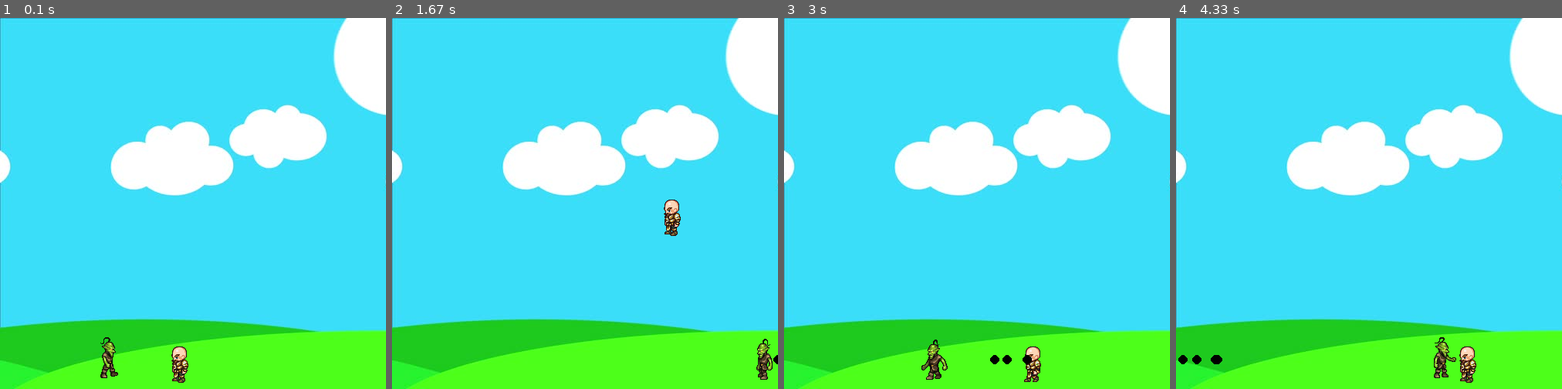
Above: before the commit, frames 1-4 (left to right).
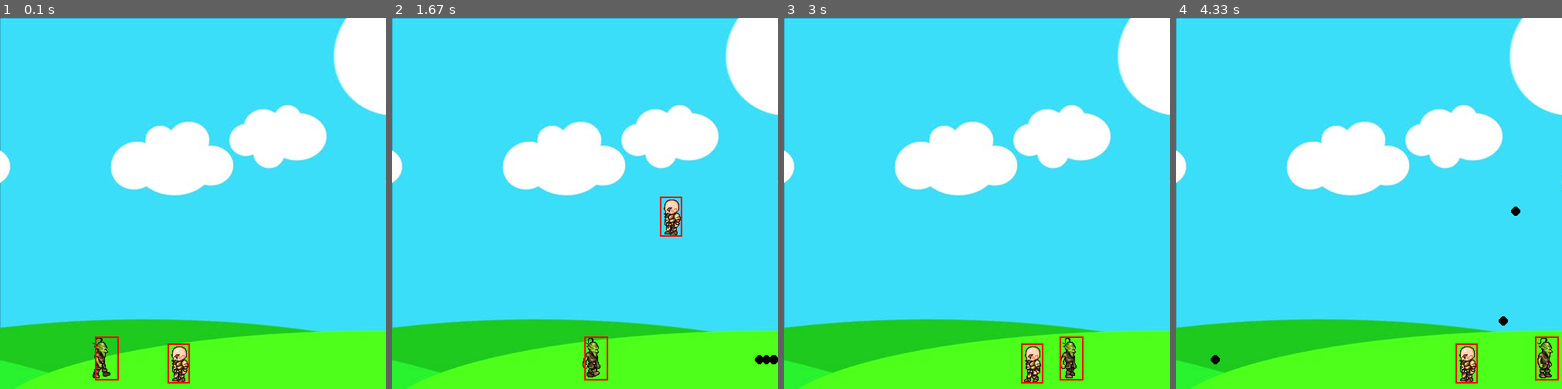
Above: after the commit, the same moments.

Repository: RobertNeuzil/game
Game: pygame game, started from first/game.py
Same seed, same stepped clock (60 frames per second), same inputs: the game is played once before the commit and once after it.
Inputs:
- Up to frame 1 (0.1 s): no input
- Up to frame 2 (1.67 s): hold Space 0.33-0.8 s; hold Right 0.33-0.8 s; hold Right 0.83-1.3 s; tap Space at 0.9, 1.2, 1.4 s; hold Up 1.33-1.63 s
- Up to frame 3 (3 s): hold Right 1.67-2.13 s; tap Space at 1.73, 2.03, 2.23, 2.53, 2.8 s; hold Left 2.17-2.7 s; hold Left from 2.73 s (still down)
- Up to frame 4 (4.33 s): tap Space at 3.1, 3.23, 3.63, 3.93, 4.3 s; release Left at 3.13 s; hold Up 3.17-3.53 s; hold Right 3.57-4.2 s; hold Left from 4.23 s (still down)

The runs differ from the first frame. In frame 1, 0.7% of the frame differs, in the area x 24-50%, y 85-99%; in frame 2, 0.9%; in frame 3, 1.0%; in frame 4, 1.1%, in the area x 0-100%, y 50-99%.

Commit message:
collision with enemy hit box

Diff:
--- a/first/game.py
+++ b/first/game.py
@@ -26,6 +26,7 @@
         self.walkCount = 0
         self.jumpCount = 10
         self.standing = True
+        self.hitbox = (self.x + 17, self.y + 11, 29, 52)
 
     def draw(self, win):
         if self.walkCount + 1 >= 27:
@@ -43,6 +44,8 @@
                 win.blit(walkRight[0], (self.x, self.y))
             else:
                 win.blit(walkLeft[0], (self.x, self.y))
+        self.hitbox = (self.x + 17, self.y + 11, 29, 52)
+        pygame.draw.rect(win, (255,0,0), self.hitbox,2)
 
 
 
@@ -58,14 +61,10 @@
     def draw(self,win):
         pygame.draw.circle(win, self.color, (self.x,self.y), self.radius)
 
+
 class enemy(object):
-    walkRight = [pygame.image.load('R1E.png'), pygame.image.load('R2E.png'), pygame.image.load('R3E.png'),
-    pygame.image.load('R4E.png'), pygame.image.load('R5E.png'), pygame.image.load('R6E.png'), pygame.image.load('R7E.png'),
-    pygame.image.load('R8E.png'), pygame.image.load('R9E.png'), pygame.image.load('R10E.png'), pygame.image.load('R11E.png')]
-
-    walkLeft = [pygame.image.load('L1E.png'), pygame.image.load('L2E.png'), pygame.image.load('L3E.png'), pygame.image.load('L4E.png'),
-    pygame.image.load('L5E.png'), pygame.image.load('L6E.png'), pygame.image.load('L7E.png'), pygame.image.load('L8E.png'),
-    pygame.image.load('L9E.png'), pygame.image.load('L10E.png'), pygame.image.load('L11E.png')]
+    walkRight = [pygame.image.load('R1E.png'), pygame.image.load('R2E.png'), pygame.image.load('R3E.png'), pygame.image.load('R4E.png'), pygame.image.load('R5E.png'), pygame.image.load('R6E.png'), pygame.image.load('R7E.png'), pygame.image.load('R8E.png'), pygame.image.load('R9E.png'), pygame.image.load('R10E.png'), pygame.image.load('R11E.png')]
+    walkLeft = [pygame.image.load('L1E.png'), pygame.image.load('L2E.png'), pygame.image.load('L3E.png'), pygame.image.load('L4E.png'), pygame.image.load('L5E.png'), pygame.image.load('L6E.png'), pygame.image.load('L7E.png'), pygame.image.load('L8E.png'), pygame.image.load('L9E.png'), pygame.image.load('L10E.png'), pygame.image.load('L11E.png')]
 
     def __init__(self, x, y, width, height, end):
         self.x = x
@@ -73,37 +72,43 @@
         self.width = width
         self.height = height
         self.end = end
+        self.path = [self.x, self.end]
         self.walkCount = 0
-        self.path = [self.x, self.end]
-        self.vel = 8
+        self.vel = 3
+        self.hitbox = (self.x + 17, self.y + 2, 31, 57)
 
-    def draw(self, win):
+    def draw(self,win):
         self.move()
         if self.walkCount + 1 >= 33:
             self.walkCount = 0
+
         if self.vel > 0:
-            win.blit(self.walkRight[self.walkCount // 3], (self.x, self.y))
+            win.blit(self.walkRight[self.walkCount //3], (self.x, self.y))
             self.walkCount += 1
         else:
-            win.blit(self.walkLeft[self.walkCount // 3], (self.x, self.y))
+            win.blit(self.walkLeft[self.walkCount //3], (self.x, self.y))
             self.walkCount += 1
-
-
-
+        self.hitbox = (self.x + 17, self.y + 2, 31, 57)
+        pygame.draw.rect(win, (255,0,0), self.hitbox,2)
 
     def move(self):
         if self.vel > 0:
             if self.x + self.vel < self.path[1]:
                 self.x += self.vel
             else:
-                self.vel = self.vel *-1
+                self.vel = self.vel * -1
                 self.walkCount = 0
         else:
             if self.x - self.vel > self.path[0]:
                 self.x += self.vel
             else:
-                self.vel = self.vel *-1
+                self.vel = self.vel * -1
                 self.walkCount = 0
+
+    def hit(self):
+        print('hit')
+
+
 
 def redrawGameWindow():
     win.blit(bg, (0,0))
@@ -118,16 +123,27 @@
 #mainloop
 man = player(200, 410, 64,64)
 goblin = enemy(100, 410, 64, 64, 450)
+shootLoop = 0
 bullets = []
 run = True
 while run:
     clock.tick(27)
+
+    if shootLoop > 0:
+        shootLoop += 1
+    if shootLoop > 3:
+        shootLoop = 0
 
     for event in pygame.event.get():
         if event.type == pygame.QUIT:
             run = False
 
     for bullet in bullets:
+        if bullet.y - bullet.radius < goblin.hitbox[1] + goblin.hitbox[3] and bullet.y + bullet.radius > goblin.hitbox[1]:
+            if bullet.x + bullet.radius > goblin.hitbox[0] and bullet.x - bullet.radius < goblin.hitbox[0] + goblin.hitbox[2]:
+                goblin.hit()
+                bullets.pop(bullets.index(bullet))
+
         if bullet.x < 500 and bullet.x > 0:
             bullet.x += bullet.vel
         else:
@@ -135,7 +151,7 @@
 
     keys = pygame.key.get_pressed()
 
-    if keys[pygame.K_SPACE]:
+    if keys[pygame.K_SPACE] and shootLoop == 0:
         if man.left:
             facing = -1
         else:
@@ -143,6 +159,8 @@
 
         if len(bullets) < 5:
             bullets.append(projectile(round(man.x + man.width //2), round(man.y + man.height//2), 6, (0,0,0), facing))
+
+        shootLoop = 1
 
     if keys[pygame.K_LEFT] and man.x > man.vel:
         man.x -= man.vel
